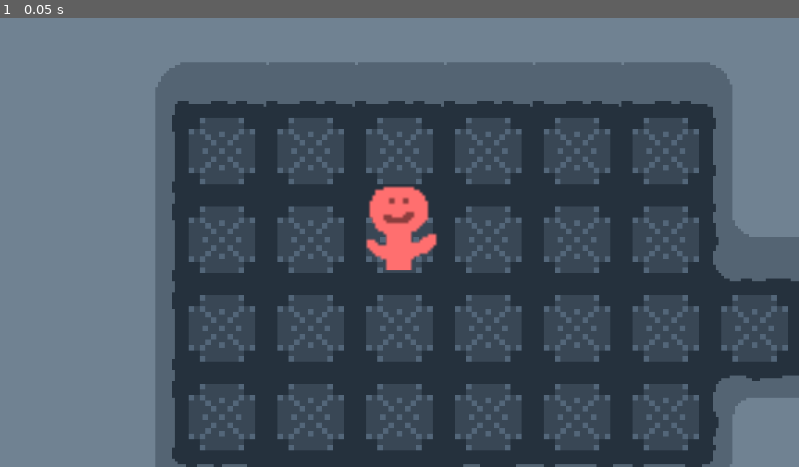
Above: before the commit, frame 1.
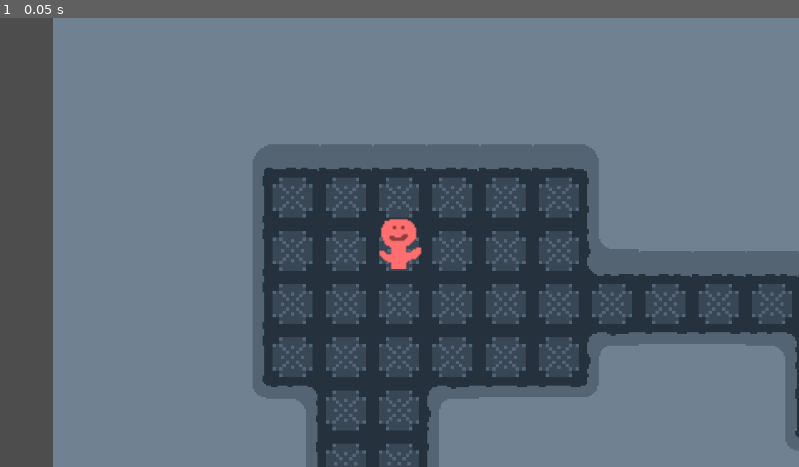
Above: after the commit, the same moment.

Repository: emkartch/ATLS_4140_Final
Game: Godot game, scene res://main.tscn
The game is run twice, just before and just after one commit, with the same random seed, the same clock (stepped at 60 frames per second) and the same inputs.
Inputs:
- Up to frame 1 (0.05 s): no input

The runs differ from the first frame. In frame 1, 53% of the frame differs, in the area x 0-100%, y 0-100%.

Commit message:
camera follow, changed screen size

Diff:
--- a/the-road-to-rainbow/project.godot
+++ b/the-road-to-rainbow/project.godot
@@ -14,3 +14,8 @@
 run/main_scene="uid://jw7mg0bdtxoi"
 config/features=PackedStringArray("4.4", "Forward Plus")
 config/icon="res://icon.svg"
+
+[display]
+
+window/size/viewport_width=1920
+window/size/viewport_height=1080
--- a/the-road-to-rainbow/tile_test_sprite.tscn
+++ b/the-road-to-rainbow/tile_test_sprite.tscn
@@ -42,3 +42,5 @@
 [node name="CollisionShape2D" type="CollisionShape2D" parent="."]
 position = Vector2(0.625, 1)
 shape = SubResource("RectangleShape2D_ob8u7")
+
+[node name="Camera2D" type="Camera2D" parent="."]
